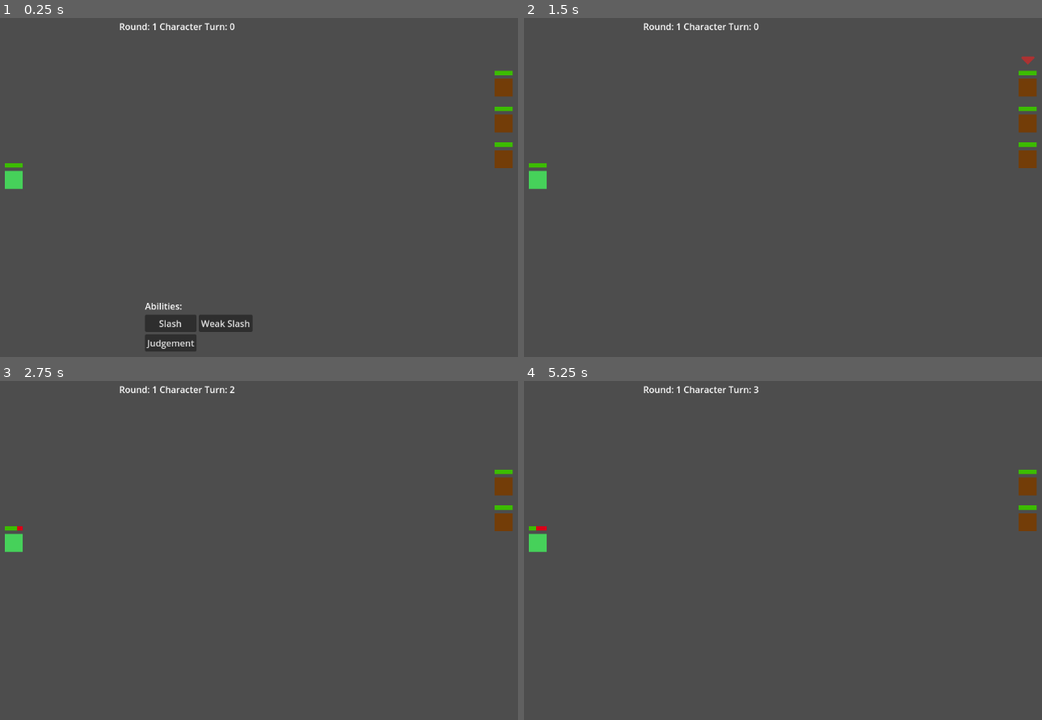
Above: before the commit, frames 1-4 (two rows, left to right).
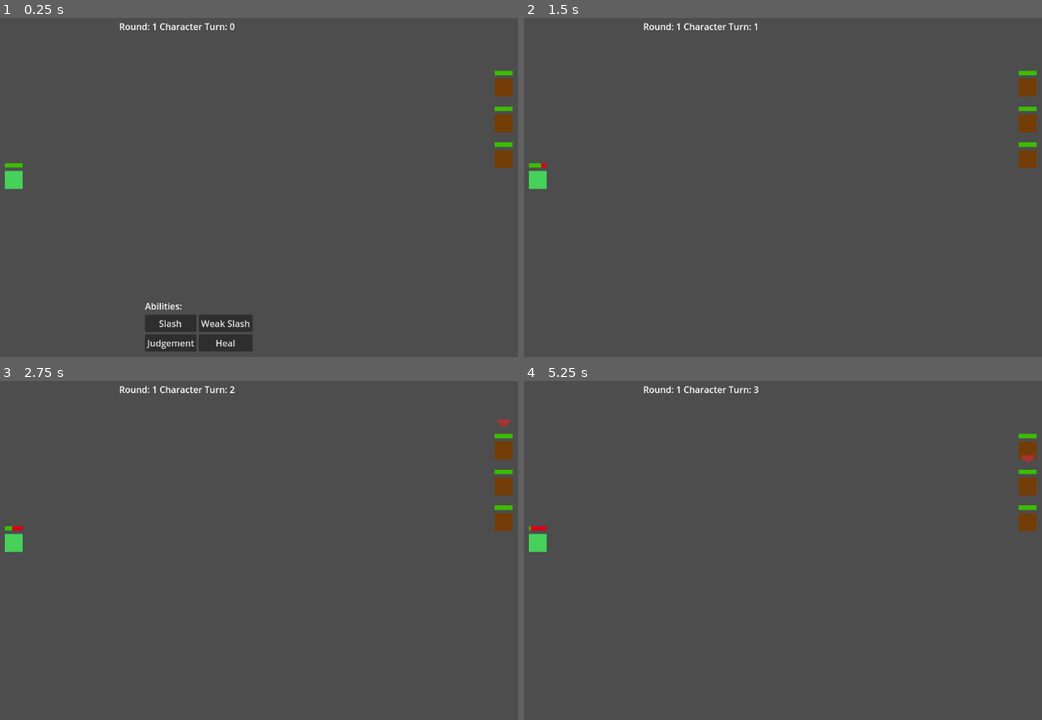
Above: after the commit, the same moments.

Repository: wildbeard/rpg
Game: Godot game, scene res://Scenes/Battle/BattleScene.tscn
The game is run twice, just before and just after one commit, with the same random seed, the same clock (stepped at 60 frames per second) and the same inputs. The project has no main scene, so this scene is started directly.
Inputs (mouse positions are in pixels of both pictures, inside the frame that each line leads up to):
- Up to frame 1 (0.25 s): no input
- Up to frame 2 (1.5 s): click (751, 343) at 0.5 s, where only the run after the commit has a clickable "Heal"; click (694, 323) at 1.25 s, where only the run before the commit has a clickable "Slash"
- Up to frame 3 (2.75 s): tap Enter (ui_accept) at 2, 2.27 s; hold Up (ui_up) from 2.03 s (still down)
- Up to frame 4 (5.25 s): release Up (ui_up) at 2.78 s; hold Down (ui_down) 2.78-3.53 s; tap Enter (ui_accept) at 3.02, 3.5, 4.25, 4.52, 5 s; hold Up (ui_up) 3.53-5.03 s; hold Down (ui_down) from 5.03 s (still down)

The runs differ from the first frame. In frame 1, 0.5% of the frame differs, in the area x 38-49%, y 93-99%; in frame 2, less than 0.1%; in frame 3, 0.3%; in frame 4, 0.3%.

Commit message:
Added a rudimentary way to heal yourself

Diff:
--- a/Scenes/Battle/BattleScene.gd
+++ b/Scenes/Battle/BattleScene.gd
@@ -104,22 +104,25 @@
 		return self._endBattle()
 
 	var abilityId: int = await %AbilitySelector.ability_selected
-
 	%AbilitySelector.visible = false
-	%TargetIndicator.visible = true
 
 	var ability: Ability = Ability.new(abilityId)
-	var dmg: int = self.player.abilityBook.useAbility(ability.id, self.currentRound)
+	var abilValue: int = self.player.abilityBook.useAbility(ability.id, self.currentRound)
 
-	%TargetIndicator.hoverTarget(idx)
-	var target: Character = await %TargetIndicator.target_selected
-	%TargetIndicator.visible = false
+	if ability.ability_type == Ability.AbilityType.HEAL:
+		self.player.getHealed(abilValue)
+		print("Player uses ability %s and heals self for %d" % [ability.name, abilValue])
+	else:
+		%TargetIndicator.visible = true
+		%TargetIndicator.hoverTarget(idx)
+		var target: Character = await %TargetIndicator.target_selected
+		%TargetIndicator.visible = false
 
-	print("Player uses ability %s and hits for %d" % [ability.name, dmg])
-	target.getHit(dmg)
+		print("Player uses ability %s and hits for %d" % [ability.name, abilValue])
+		target.getHit(abilValue)
 
-	if target.isDead:
-		remove_child(target)
+		if target.isDead:
+			remove_child(target)
 
 	self._endTurn()
 
--- a/Scenes/Character.gd
+++ b/Scenes/Character.gd
@@ -19,6 +19,9 @@
 func getHit(dmg: int) -> void:
 	self.healthComponent.takeDamage(dmg)
 
+func getHealed(amount: int) -> void:
+	self.healthComponent.heal(amount)
+
 func _on_health_change(health: int) -> void:
 	%HPBar.value = health
 
--- a/Scripts/Ability.gd
+++ b/Scripts/Ability.gd
@@ -51,6 +51,17 @@
 		"damage_weap_modifier": 0.25,
 		"damage_stat_modifier": [0.25,0.4],
 		"damage_stat_type": ["strength", "intelligence"]
+	},
+	{
+		"id": 4,
+		"name": "Heal",
+		"cooldown": 3,
+		"ability_type": AbilityType.HEAL,
+		"damage_type": DamageType.MAGICAL,
+		"damage_base": 8,
+		"damage_weap_modifier": 0.0,
+		"damage_stat_modifier": [0.10, 0.8],
+		"damage_stat_type": ["intelligence", "wisdom"]
 	}
 ]
 
--- a/Scripts/Components/HealthComponent.gd
+++ b/Scripts/Components/HealthComponent.gd
@@ -8,7 +8,6 @@
 	get:
 		return max_health
 	set(val):
-		print("Setting max health to %d" % val)
 		max_health = max(1, val)
 
 @export var health: int = max_health:
@@ -29,4 +28,4 @@
 	self.health -= dmg
 
 func heal(val: int) -> void:
-	self.health += val
+	self.health = clamp(self.health + val, self.health, self.max_health)
